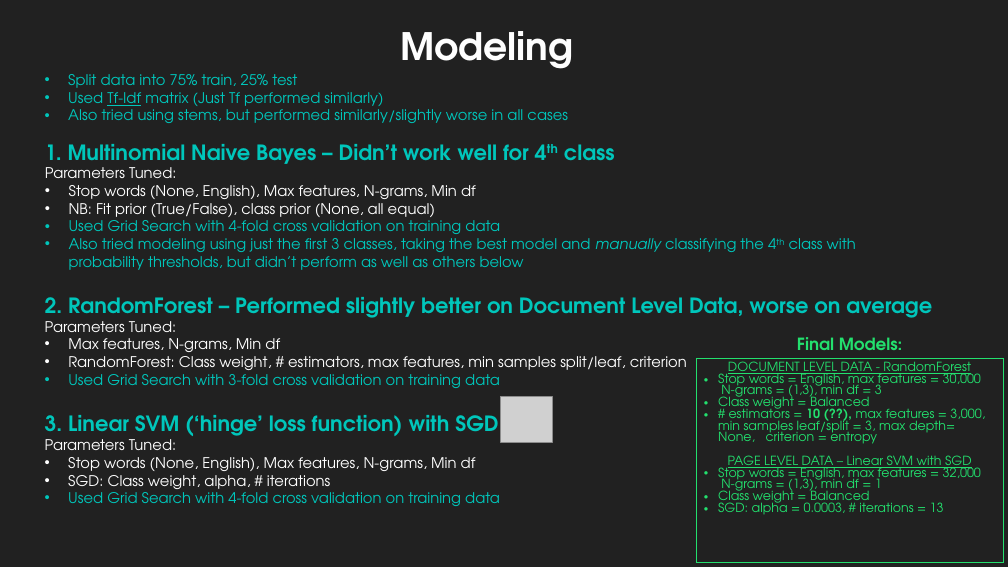
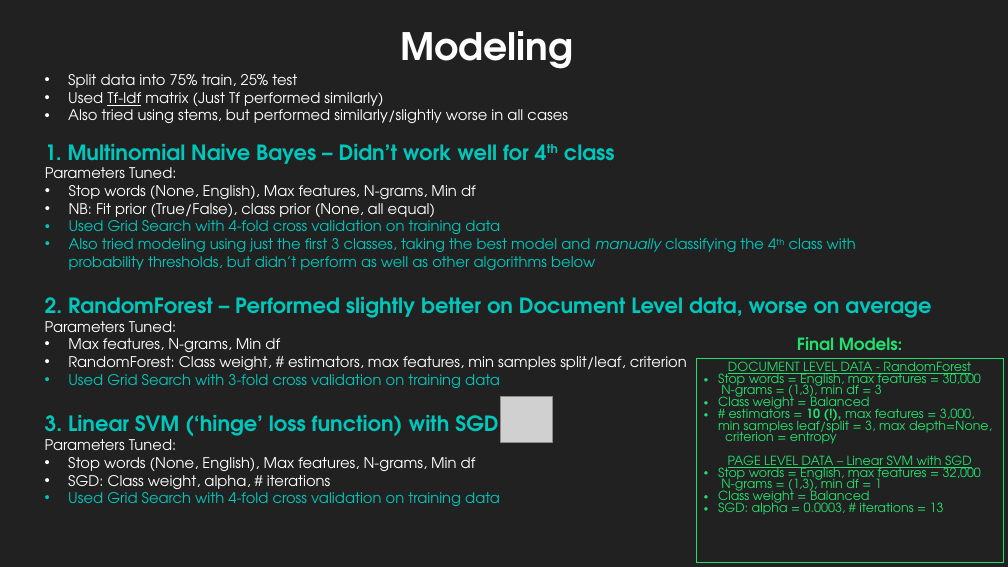
Before and after one commit to sierra073/DS-SF-31-sierra073, a slide deck: slide 5 of Final_Project/FP_3/Classifying Medical Documents.pptx. Drawn at 1008x567 pixels with LibreOffice and Linux fonts; fonts in the diff are those of the drawing; grey boxes stand for pictures. Boxes give left, top, right and bottom in pixels: in the first picture for what was removed or moved away, otherwise in the second. Text is boxed around its words. In the diff, an @@ line names an element or a change of style, - is before the commit and + after.

Commit message:
final commit

```diff
--- a/Final_Project/FP_3/Classifying Medical Documents.pptx
+++ b/Final_Project/FP_3/Classifying Medical Documents.pptx
@@ text "Split data into 75% train, ..." at (68,74,568,123): text colour #00C6BB to #FFFFFF @@
@@ text at (69,238,856,270): text changed @@
-• Also tried modeling using just the first 3 classes, taking the best model and manually classifying the 4th class with probability thresholds, but didn’t perform as well as others below
+• Also tried modeling using just the first 3 classes, taking the best model and manually classifying the 4th class with probability thresholds, but didn’t perform as well as other algorithms below
@@ text at (45,297,931,322): text changed @@
-2. RandomForest – Performed slightly better on Document Level Data, worse on average
+2. RandomForest – Performed slightly better on Document Level data, worse on average
@@ table at (696,358,1003,563) @@
-row 1, column 1: DOCUMENT LEVEL DATA - RandomForest / Stop words = English, max features = 30,000 / N-grams = (1,3), min df = 3 / Class weight = Balanced / # estimators = 10 (??), max features = 3,000, min samples leaf/split = 3, max depth= None, criterion = entropy / PAGE LEVEL DATA – Linear SVM with SGD / Stop words = English, max features = 32,000 / N-grams = (1,3), min df = 1 / Class weight = Balanced / SGD: alpha = 0.0003, # iterations = 13
+row 1, column 1: DOCUMENT LEVEL DATA - RandomForest / Stop words = English, max features = 30,000 / N-grams = (1,3), min df = 3 / Class weight = Balanced / # estimators = 10 (!), max features = 3,000, min samples leaf/split = 3, max depth=None, criterion = entropy / PAGE LEVEL DATA – Linear SVM with SGD / Stop words = English, max features = 32,000 / N-grams = (1,3), min df = 1 / Class weight = Balanced / SGD: alpha = 0.0003, # iterations = 13
```
Also in this commit, not shown: 2 other slides changed, 2 slides added, 1 slide removed.
